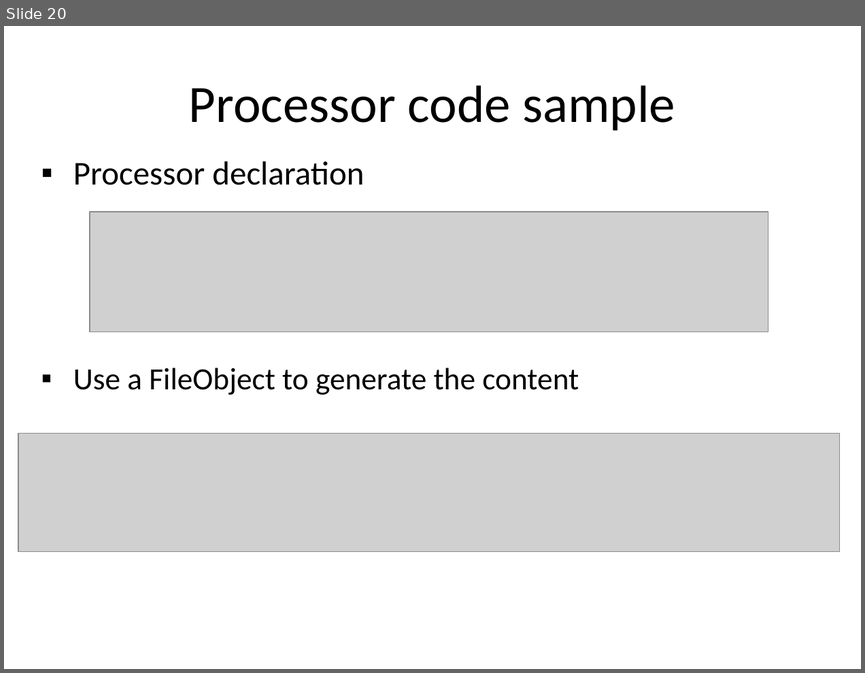
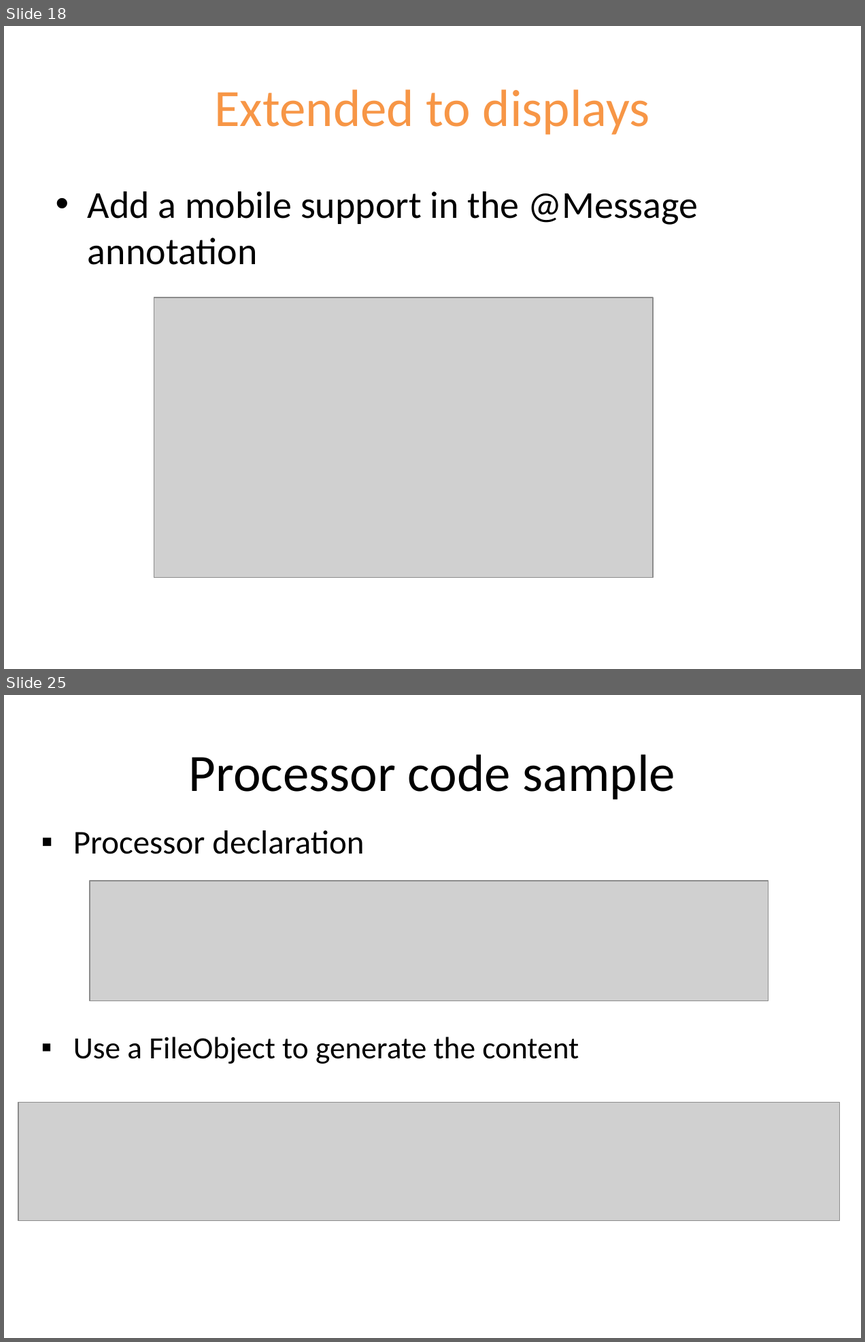
Before and after one commit to dbaeli/ez18n, a slide deck: ez18n-slides/javaone-2012/ez18n_javaone2012.pptx. Shown one above the other, each under a label of ours: slide 20 before the commit, slides 18 and 25 after it; the slides between them are not shown. The pictures are 865x673 and 865x1342 pixels, drawn with LibreOffice and Linux fonts; fonts in the diff are those of the drawing; grey boxes stand for pictures; background and template pictures are left out. Boxes give left, top, right and bottom in pixels: in the first picture for what was removed or moved away, otherwise in the second. Text is boxed around its words. In the diff, an @@ line names an element or a change of style, - is before the commit and + after.

```diff
--- a/ez18n-slides/javaone-2012/ez18n_javaone2012.pptx
+++ b/ez18n-slides/javaone-2012/ez18n_javaone2012.pptx
@@ slide 18 added at box(4, 26, 861, 669), background picture (left out) @@
@@ title added at box(214, 89, 650, 135), 44 pt, text #F79646 @@
+Extended to displays
@@ text added at box(88, 191, 698, 265), 32 pt, text #000000 @@
+• Add a mobile support in the @Message annotation
@@ picture added at box(154, 297, 653, 577) @@
@@ what was slide 20 is now slide 25 @@
```
Also in this commit, not shown: 16 slides changed, 4 other slides added, 2 other files.
